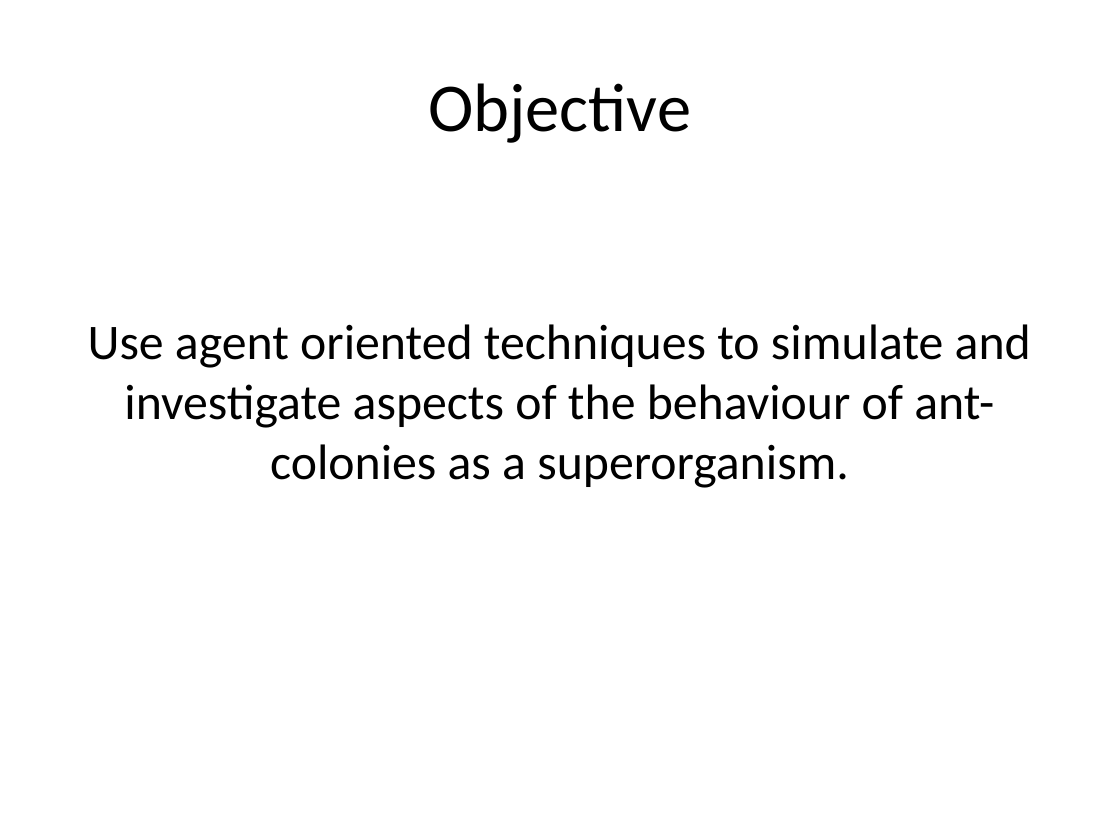
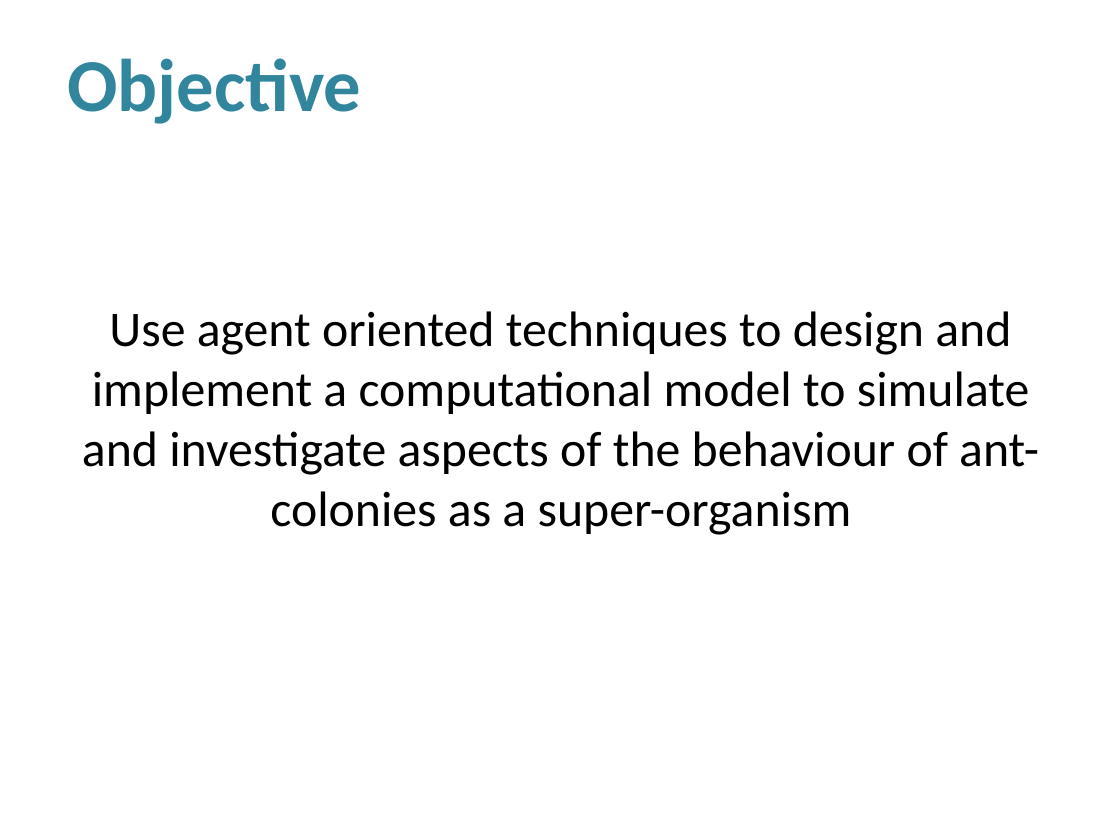
Before and after one commit to luiz-filipe/msc-project, a slide deck: slide 5 of presentation-june/Presentation.pptx (slide 6 before the commit). Drawn at 1120x840 pixels with LibreOffice and Linux fonts; fonts in the diff are those of the drawing; background and template pictures are left out. Boxes give left, top, right and bottom in pixels: in the first picture for what was removed or moved away, otherwise in the second. Text is boxed around its words. In the diff, an @@ line names an element or a change of style, - is before the commit and + after.

Commit message:
AgentType decoupled from Task, Presentation updated with UML class diagram, UML model added. Fixed issue with Agent and Node initialisation.

```diff
--- a/presentation-june/Presentation.pptx
+++ b/presentation-june/Presentation.pptx
@@ title "Objective" at bbox=[67, 58, 361, 124]: size 44 to 48 pt, text colour #000000 to #31859C, bold on; alignment centre to left @@
@@ text at bbox=[82, 311, 1039, 535]: text changed @@
-Use agent oriented techniques to simulate and investigate aspects of the behaviour of ant-colonies as a superorganism.
+Use agent oriented techniques to design and implement a computational model to simulate and investigate aspects of the behaviour of ant-colonies as a super-organism
```
Also in this commit, not shown: 8 other slides changed, 4 slides added, 5 slides removed, 13 other files.
